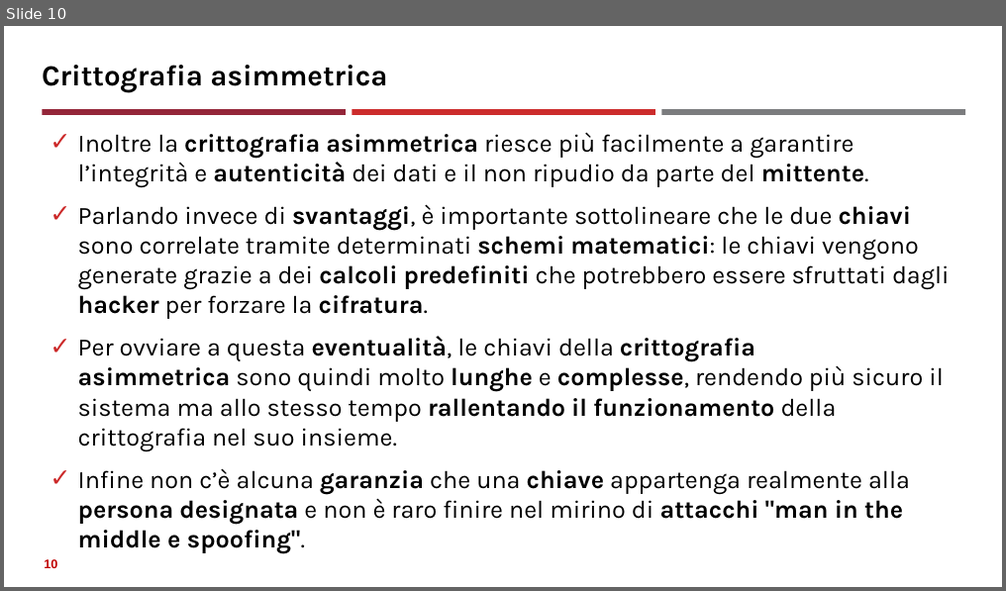
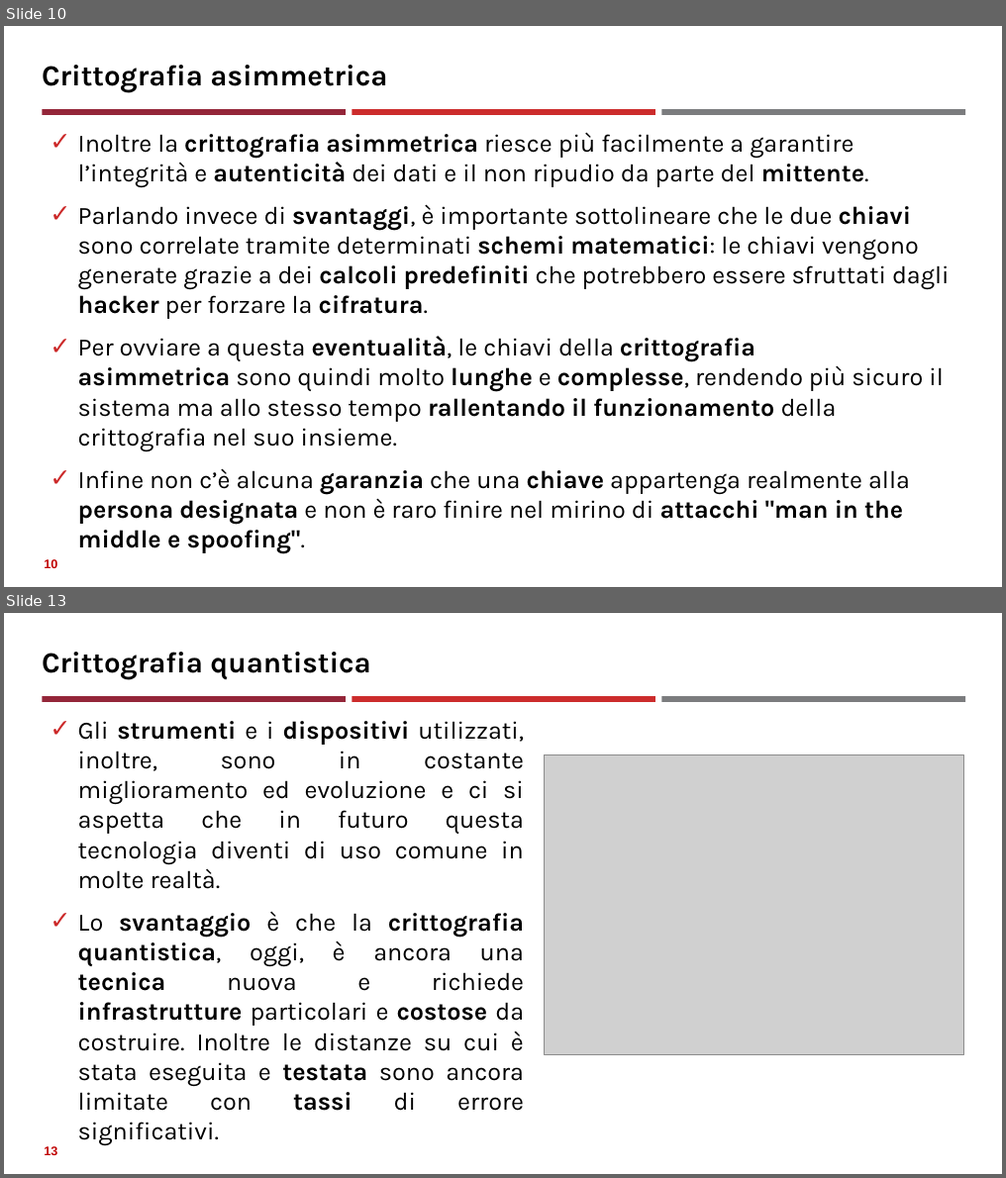
Before and after one commit to neural1977/data_science_interview_material, a slide deck: Assicurazioni/Tecniche crittografiche_ita.pptx. Shown one above the other, each under a label of ours: slide 10 before the commit, slides 10 and 13 after it; the slides between them are not shown. The pictures are 1006x591 and 1006x1178 pixels, drawn with LibreOffice and Linux fonts; fonts in the diff are those of the drawing; grey boxes stand for pictures. Boxes give left, top, right and bottom in pixels: in the first picture for what was removed or moved away, otherwise in the second. Text is boxed around its words. In the diff, an @@ line names an element or a change of style, - is before the commit and + after.

```diff
--- a/Assicurazioni/Tecniche crittografiche_ita.pptx
+++ b/Assicurazioni/Tecniche crittografiche_ita.pptx
@@ slide 13 added at [4, 613, 1002, 1174], background #FFFFFF; not listed: 3 template elements that a slide beside it also shows @@
@@ title added at [42, 652, 370, 680], 28 pt, text #000000, bold @@
+Crittografia quantistica
@@ text added at [78, 721, 524, 1086], 24 pt, text #000000 @@
+✓ Gli strumenti e i dispositivi utilizzati, inoltre, sono in costante miglioramento ed evoluzione e ci si aspetta che in futuro questa tecnologia diventi di uso comune in molte realtà.
+✓ Lo svantaggio è che la crittografia quantistica, oggi, è ancora una tecnica nuova e richiede infrastrutture particolari e costose da costruire. Inoltre le distanze su cui è stata eseguita e testata sono ancora limitate con tassi di errore significativi.
@@ picture added at [545, 755, 964, 1055] @@
@@ page number added at [44, 1147, 57, 1156], 12 pt, text #C00000, bold @@
+13
```
Also in this commit, not shown: 2 slides changed, 10 other slides added, 1 other file.
